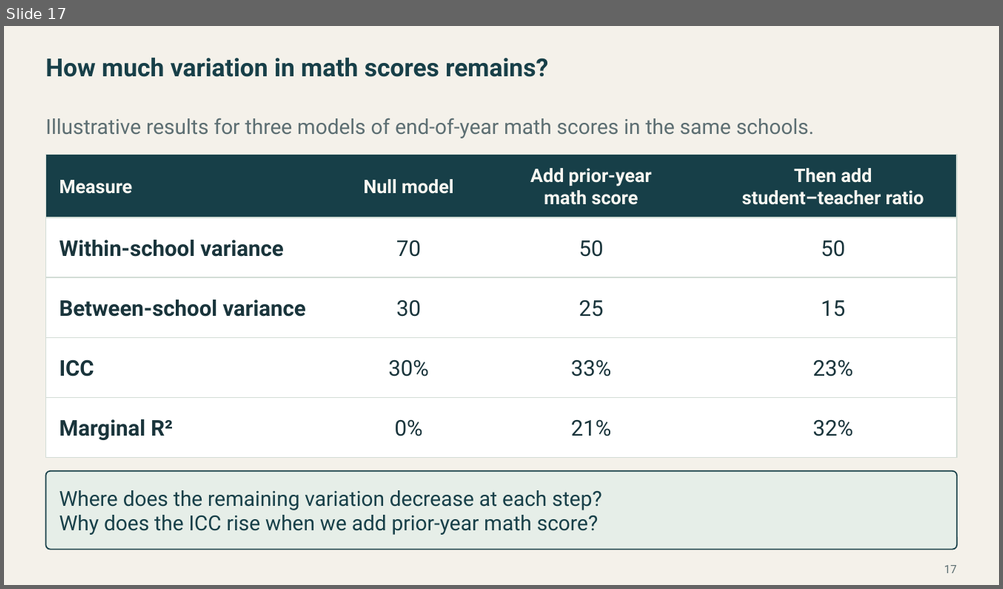
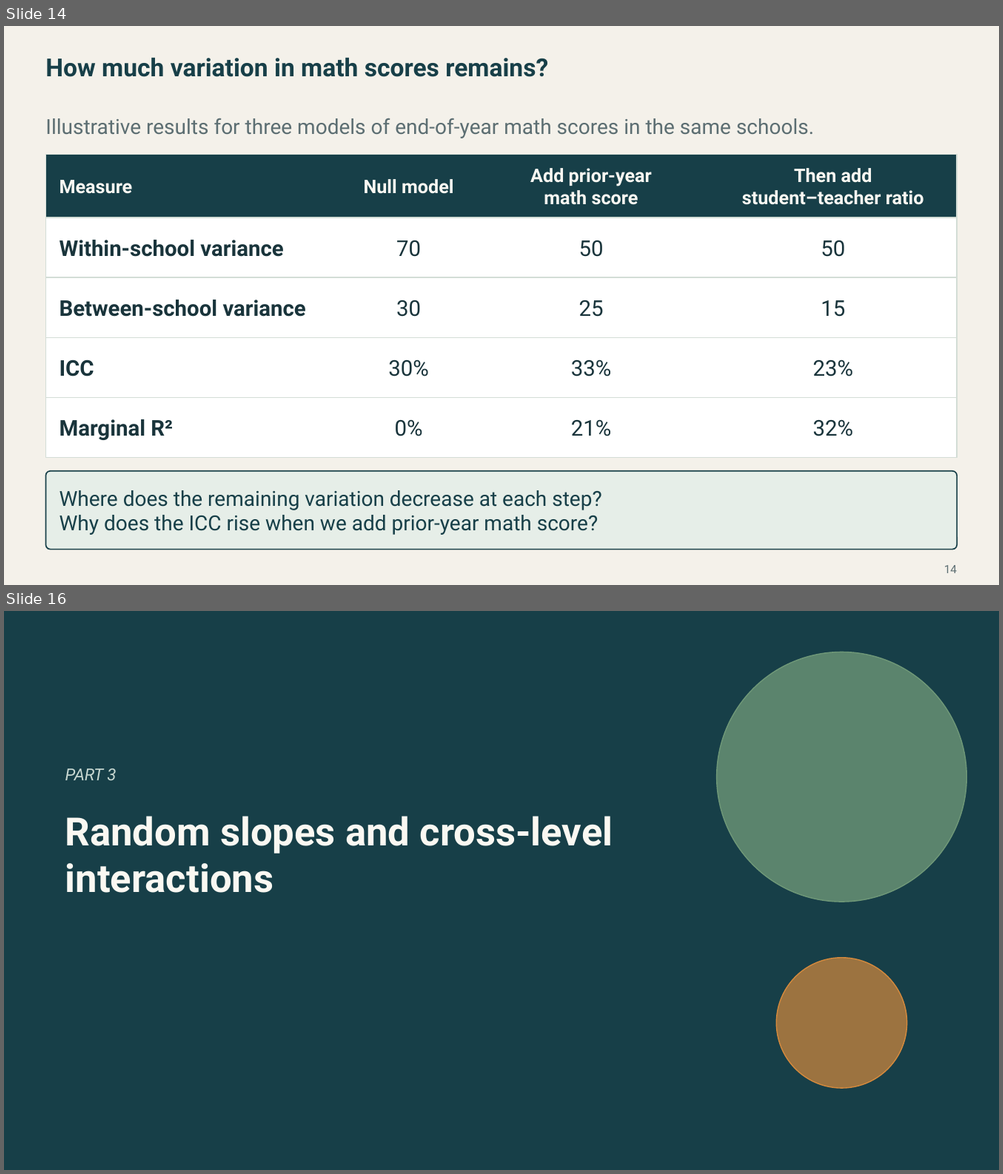
Before and after one commit to Postmus/BeyondMLR, a slide deck: lectures_2627/week3/Beyond_MLR_Week_3.pptx. Shown one above the other, each under a label of ours: slide 17 before the commit, slides 14 and 16 after it; the slides between them are not shown. The pictures are 1003x589 and 1003x1174 pixels, drawn with LibreOffice and Linux fonts; fonts in the diff are those of the drawing. Boxes give left, top, right and bottom in pixels: in the first picture for what was removed or moved away, otherwise in the second. Text is boxed around its words. In the diff, an @@ line names an element or a change of style, - is before the commit and + after.

Commit message:
Complete Week 3 lecture and add Chicago Airbnb Labs 5 and 6
Include the HbA1c case study, nested random effects analysis, and worked lab answers.

```diff
--- a/lectures_2627/week3/Beyond_MLR_Week_3.pptx
+++ b/lectures_2627/week3/Beyond_MLR_Week_3.pptx
@@ slide 16 added at (4,611,999,1170), background #173F48 @@
@@ ellipse added at (717,652,967,902), fill #6F9878 at 78% opacity, outline #6F9878 1 pt @@
@@ text added at (65,769,116,780), 16 pt, text #C8D8D2, italic @@
+PART 3
@@ text added at (65,816,613,893), 37.7 pt, text #FAF8F2, bold @@
+Random slopes and cross-level interactions
@@ ellipse added at (777,958,907,1088), fill #D58A3D at 70% opacity, outline #D58A3D 1 pt @@
@@ what was slide 17 is now slide 14 @@
@@ page number at (944,565,956,574): text changed @@
-17
+14
```
Also in this commit, not shown: 1 slide changed, 19 other slides added, 4 slides removed, 36 other files.
